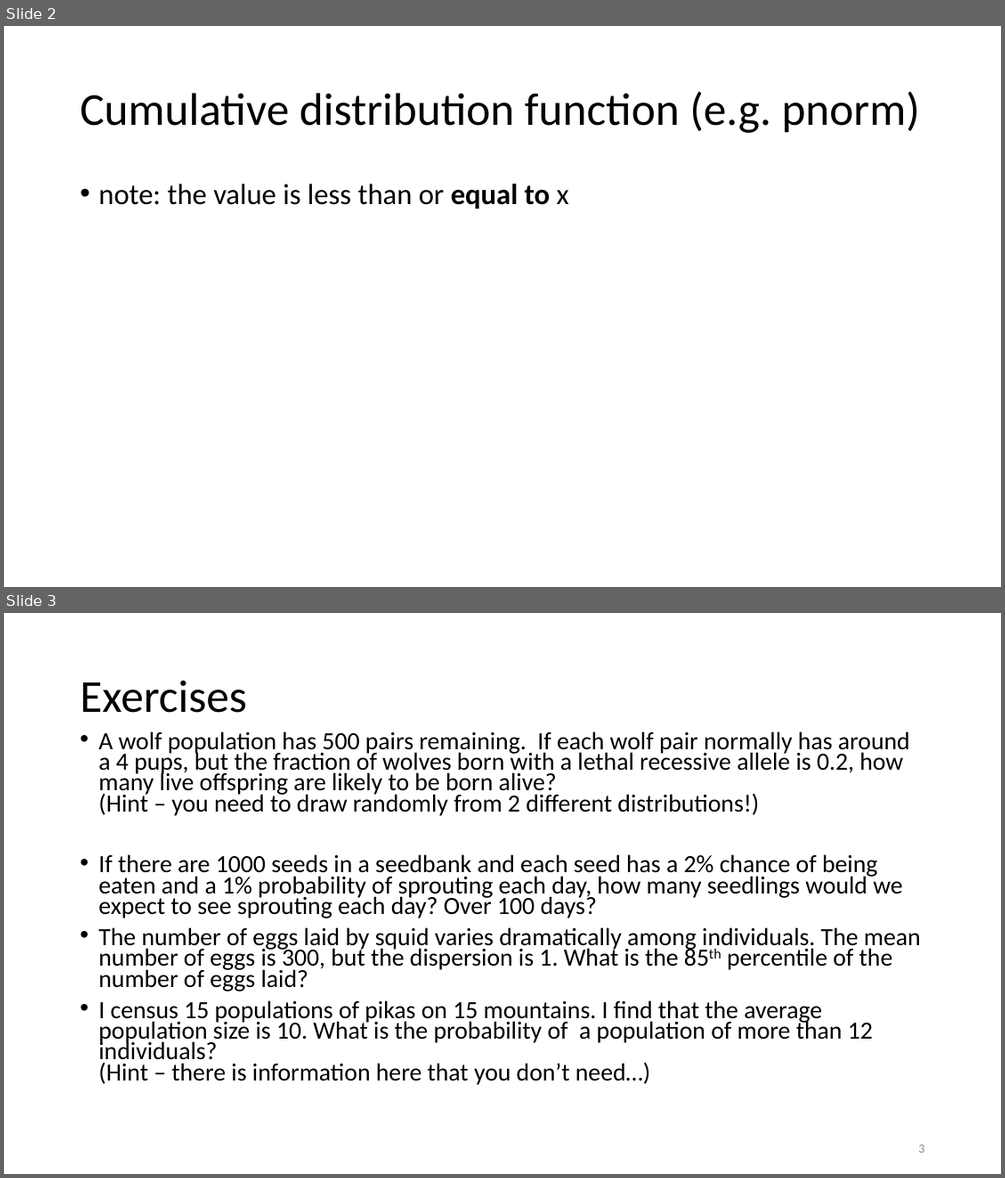
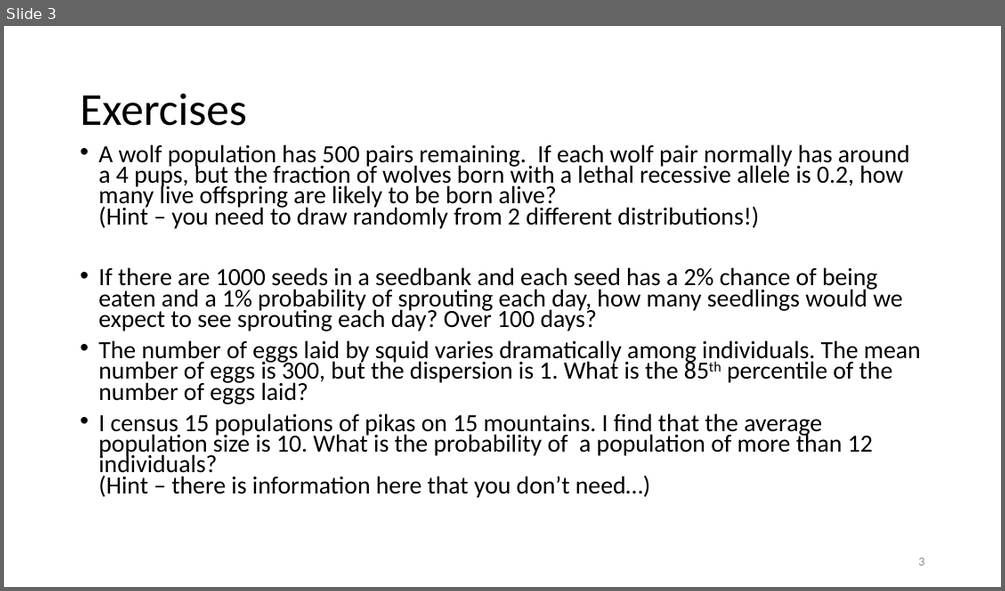
Before and after one commit to VTQuantMethodsEEB/klangwig, a slide deck: lectures/ex6_rev_distributions.pptx. Shown one above the other, each under a label of ours: slides 2 and 3 before the commit, slide 3 after it. The pictures are 1005x1178 and 1005x591 pixels, drawn with LibreOffice and Linux fonts; fonts in the diff are those of the drawing. Boxes give left, top, right and bottom in pixels: in the first picture for what was removed or moved away, otherwise in the second. Text is boxed around its words. In the diff, an @@ line names an element or a change of style, - is before the commit and + after.

```diff
--- a/lectures/ex6_rev_distributions.pptx
+++ b/lectures/ex6_rev_distributions.pptx
@@ slide 2 removed at <box>4,26,1001,587</box>, background #FFFFFF @@
@@ title removed at <box>80,91,920,133</box> @@
-Cumulative distribution function (e.g. pnorm)
@@ text removed at <box>98,184,569,208</box> @@
-• note: the value is less than or equal to x
```
Also in this commit, not shown: 2 slides changed, 1 slide added, 13 other files.
